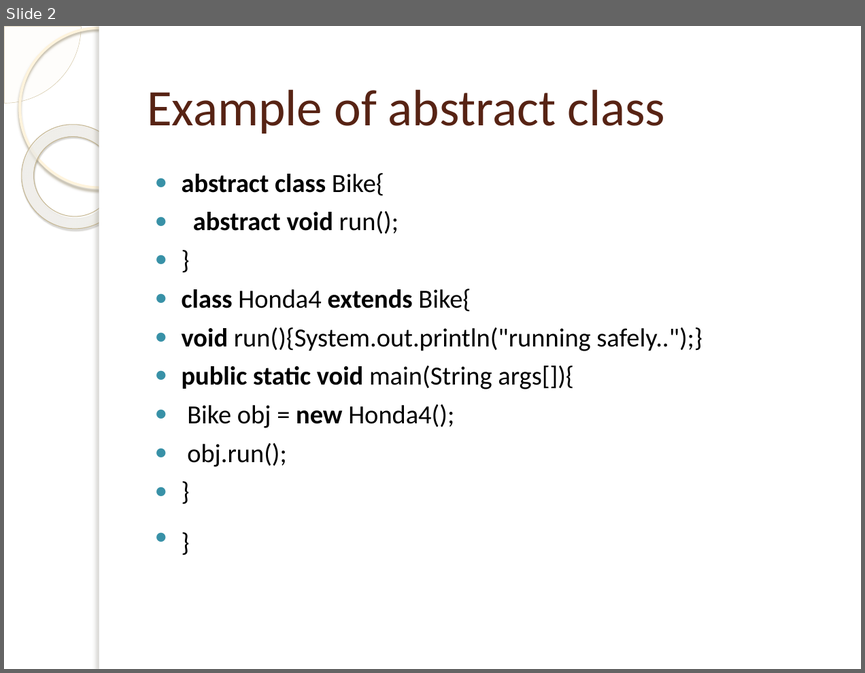
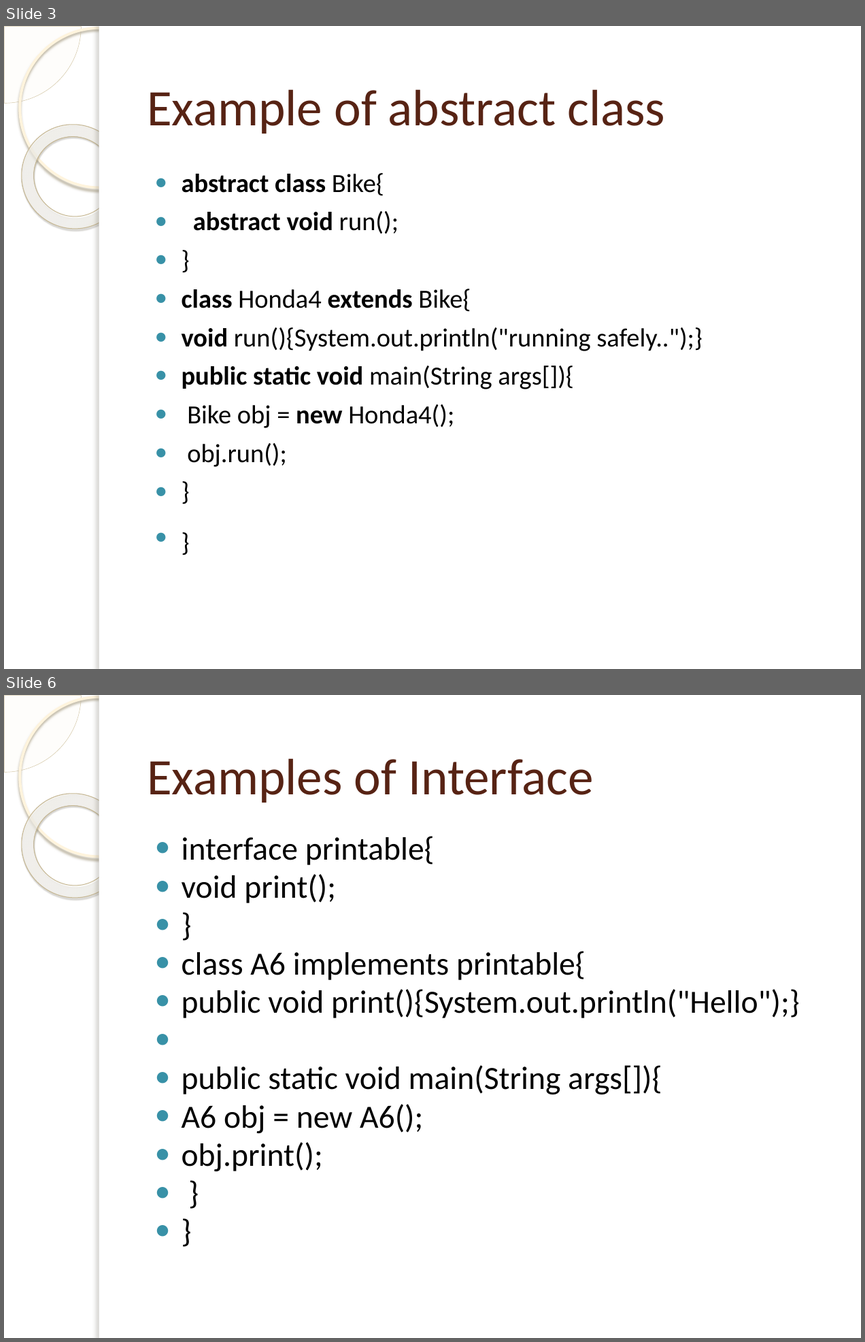
Before and after one commit to raghuvarmam/java-programs, a slide deck: Abstract classes.pptx. Shown one above the other, each under a label of ours: slide 2 before the commit, slides 3 and 6 after it; the slides between them are not shown. The pictures are 865x673 and 865x1342 pixels, drawn with LibreOffice and Linux fonts; fonts in the diff are those of the drawing; background and template pictures are left out. Boxes give left, top, right and bottom in pixels: in the first picture for what was removed or moved away, otherwise in the second. Text is boxed around its words. In the diff, an @@ line names an element or a change of style, - is before the commit and + after.

```diff
--- a/Abstract classes.pptx
+++ b/Abstract classes.pptx
@@ slide 6 added at bbox=[4, 695, 861, 1338], background picture (left out); not listed: 5 template elements that a slide beside it also shows @@
@@ title added at bbox=[147, 758, 593, 802], 43 pt, text #572314 @@
+Examples of Interface
@@ text added at bbox=[181, 836, 800, 1171], 27.2 pt, text #000000 @@
+● interface printable{
+● void print();
+● }
+● class A6 implements printable{
+● public void print(){System.out.println("Hello");}
+● public static void main(String args[]){
+● A6 obj = new A6();
+● obj.print();
+● }
+● }
@@ what was slide 2 is now slide 3 @@
```
Also in this commit, not shown: 3 other slides added, 5 slides removed.
